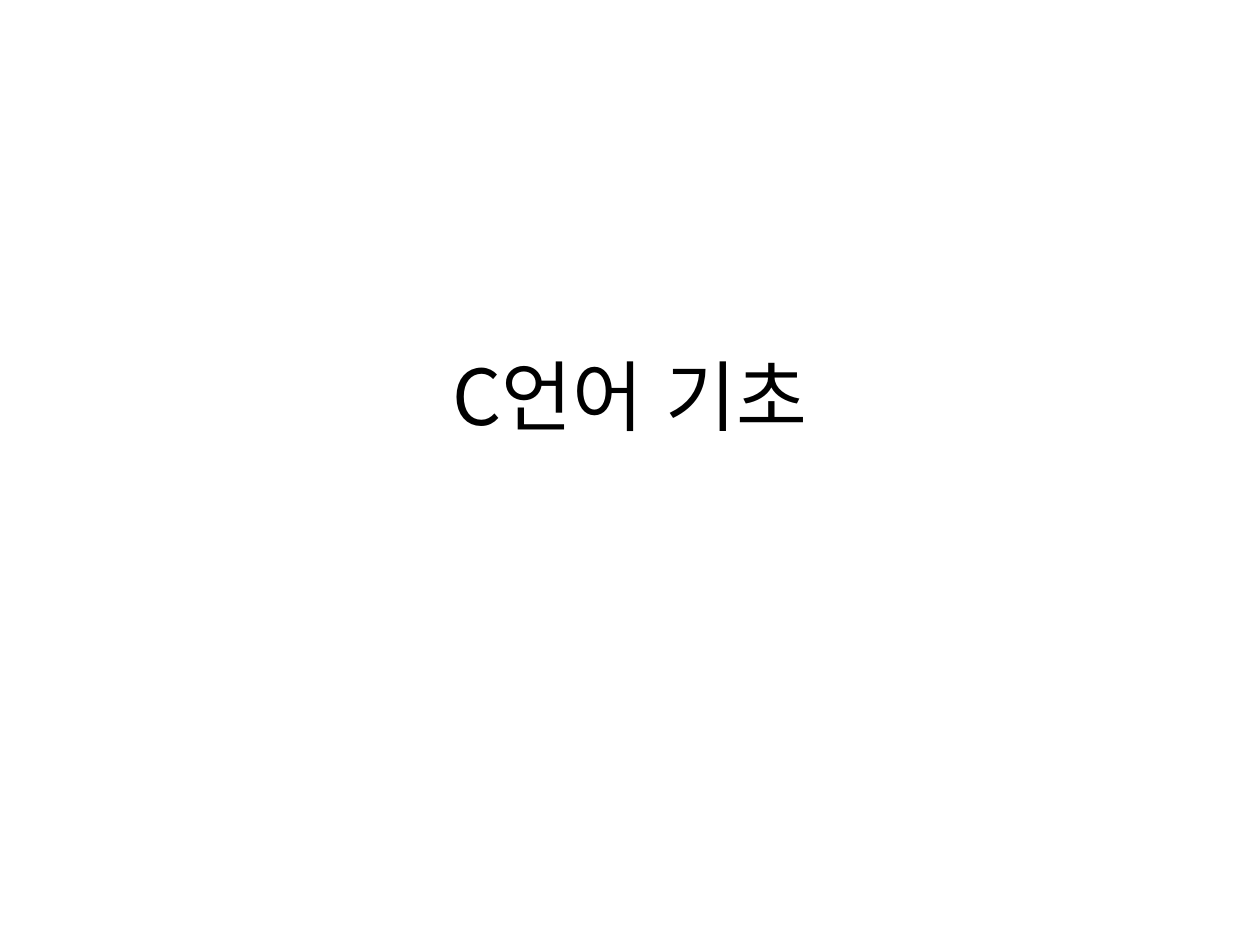
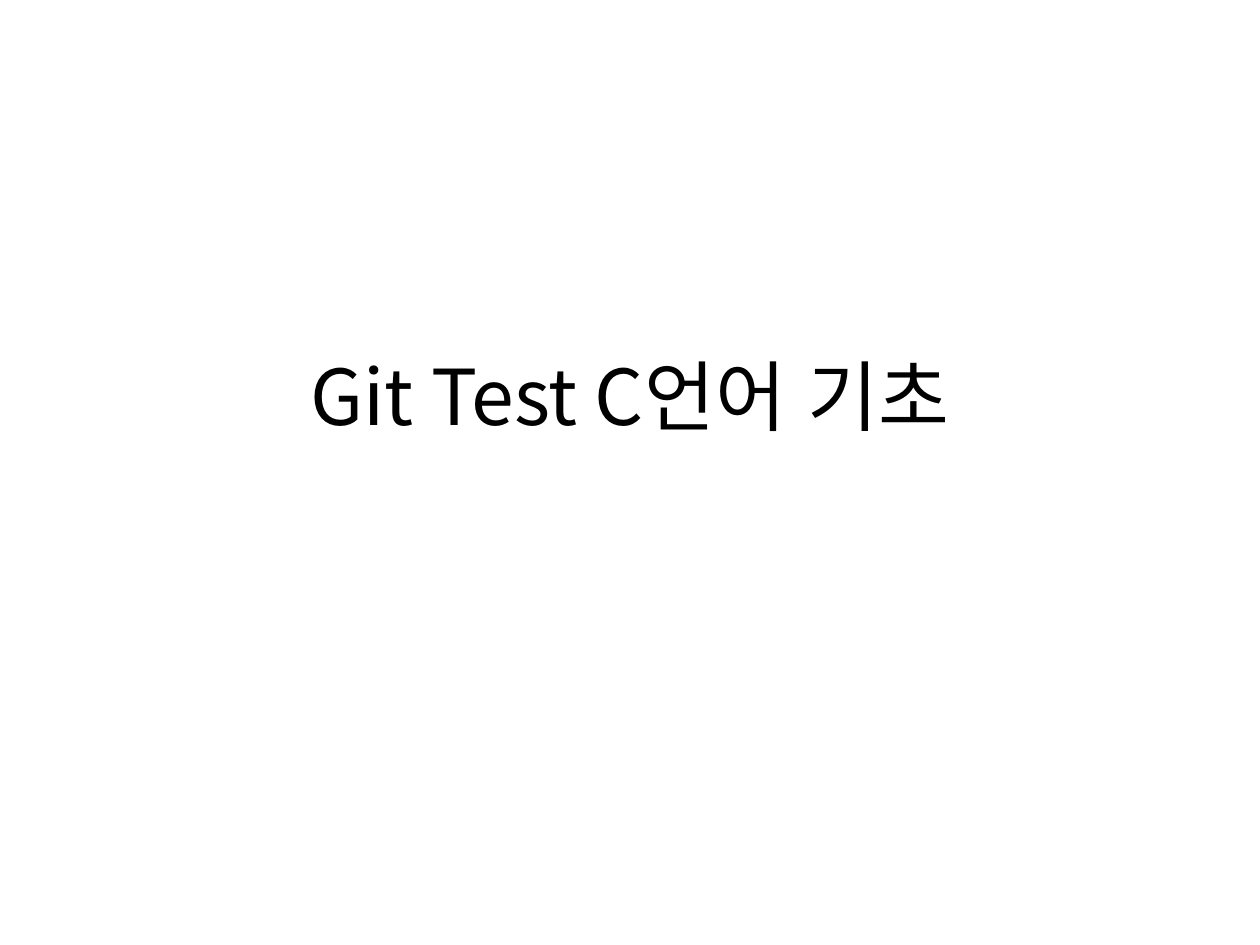
Before and after one commit to jaewoolee69/ESP-8266, a slide deck: slide 1 of C언어 기초(1031).pptx. Drawn at 1260x945 pixels with LibreOffice and Linux fonts; fonts in the diff are those of the drawing. Boxes give left, top, right and bottom in pixels: in the first picture for what was removed or moved away, otherwise in the second. Text is boxed around its words. In the diff, an @@ line names an element or a change of style, - is before the commit and + after.

Commit message:
PT modify

```diff
--- a/C언어 기초(1031).pptx
+++ b/C언어 기초(1031).pptx
@@ title at bbox=[311, 361, 949, 431]: text changed @@
-C언어 기초
+Git Test C언어 기초
```
